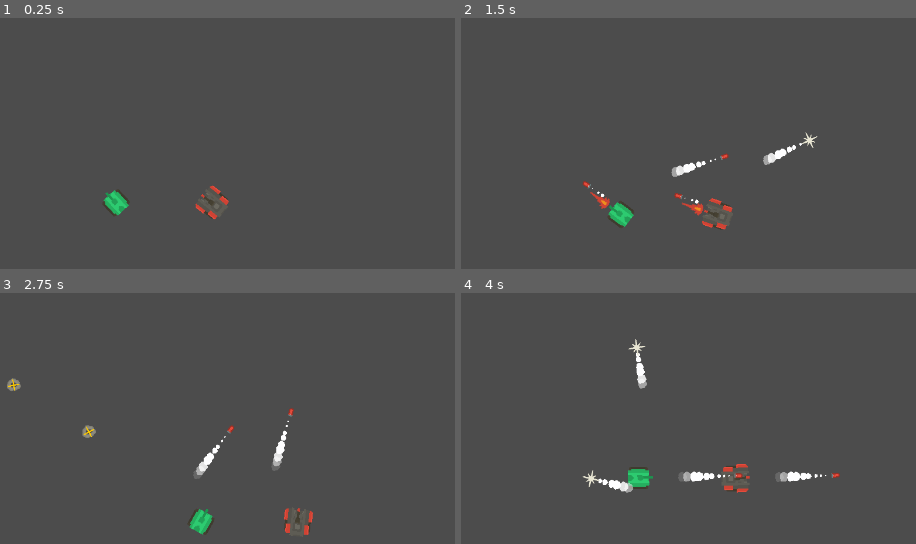
Above: before the commit, frames 1-4 (two rows, left to right).
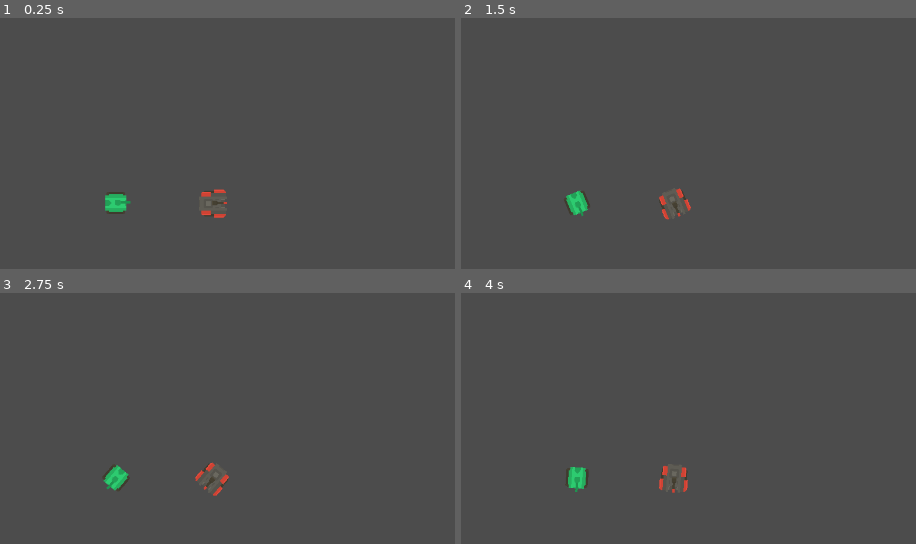
Above: after the commit, the same moments.

Repository: Airtonzentokimura/Rogue-Tank
Game: Godot game, scene res://scenes/teste_area.tscn
The game is run twice, just before and just after one commit, with the same random seed, the same clock (stepped at 60 frames per second) and the same inputs.
Inputs (mouse positions are in pixels of both pictures, inside the frame that each line leads up to):
- Up to frame 1 (0.25 s): no input
- Up to frame 2 (1.5 s): tap Enter at 0.5 s; move the mouse to (875, 108) at 0.52 s; hold Right (ui_right) 0.53-1.28 s; tap Ctrl (ui_shoot) at 0.6, 1.35 s; move the mouse to (542, 153) at 1.27 s; hold Down (ui_down) from 1.28 s (still down)
- Up to frame 3 (2.75 s): move the mouse to (318, 305) at 2.02 s; release Down (ui_down) at 2.03 s; hold Right (ui_right) from 2.03 s (still down); tap Ctrl (ui_shoot) at 2.1 s
- Up to frame 4 (4 s): move the mouse to (661, 496) at 2.77 s; release Right (ui_right) at 2.78 s; hold Up (ui_up) 2.78-3.53 s; tap Ctrl (ui_shoot) at 2.85, 3.6 s; move the mouse to (outside the picture) at 3.52 s; hold Left (ui_left) from 3.53 s (still down)

The runs differ from the first frame. In frame 1, 0.6% of the frame differs, in the area x 22-51%, y 66-81%; in frame 2, 2.1%; in frame 3, 2.0%; in frame 4, 2.4%, in the area x 22-84%, y 18-80%.

Commit message:
Aula 22 - REprogramando o movimento do tanque - Volante

Diff:
--- a/Rogue tank/Scripts/Bullet.gd
+++ b/Rogue tank/Scripts/Bullet.gd
@@ -14,7 +14,7 @@
 func _ready():
 
 	pass
-
+#
 func _process(delta):
 
 	if live:
@@ -50,9 +50,10 @@
 		live = false
 	#$ = patio ou no Sprite .visible = visibilidade (desenho nao sera visivel)
 		$Sprite.visible = false
+		#call_deferred = chama a funcao depois de terminar a funcao principal
+		call_deferred("set_monitoring", false)
 	#monitoring = colisão false = desligado monitorable = colisão
-		monitoring = false
-		monitorable = false
+		call_deferred("set_monitorable",false)
 	#$ = patio ou no Anim_self_destruction .play = faz a animação "explode" nome da animação
 		$Anim_self_destruction.play("explode")
 	# yield = de preferencia a e espere a execucao (argumento 1 que e o patio ou no , argumento 2 sinal do no ou patio)
--- a/Rogue tank/Scripts/Tank.gd
+++ b/Rogue tank/Scripts/Tank.gd
@@ -1,5 +1,10 @@
 tool
 extends KinematicBody2D
+
+onready var BULLET_TANK_GROUP = "bullet-" + str(self)
+
+#PI = meio circulo por segundo
+const ROT_VEL = PI/2
 
 #Velocidade do tiro
 var speed = 100
@@ -57,40 +62,54 @@
 func _draw():
 	$Sprite.texture = load(bodies[bodie])
 	$Barrel/Sprite.texture = load(barrels[barrel])
-#essa funcao e ativada a cada frame do jogo
-func _process(delta):
+#essa funcao e ativada a cada frame do jogo e e usada quando nao esta se trabalhando com fisica
+#para trabalhar com fisica e recomendado usar physics_process
+func _physics_process(delta):
 
 	if Engine.editor_hint:
 		return
 
-	var dir_x = 0
-	var dir_y = 0
-
+#==================================================
+#	var dir_x = 0
+#	var dir_y = 0
+#
+#	if Input.is_action_pressed("ui_right"):
+#		dir_x += 1
+#	if Input.is_action_pressed("ui_left"):
+#		dir_x -= 1
+#	if Input.is_action_pressed("ui_up"):
+#		dir_y -= 1
+#	if Input.is_action_pressed("ui_down"):
+#		dir_y += 1
+#	if Input.is_action_just_pressed("ui_shoot"):
+#		#Funcao que limita o numero de balas
+#		if get_tree().get_nodes_in_group("Cannon_bullets").size() < 6:
+#			#Adicionar a variavel bullet e puxando os dados para ser utilizado do pre-scene
+#			var bullet = pre_bullet.instance()
+#			#Local e posição que ira sair a imagem
+#			bullet.global_position = $Barrel/Muzzle.global_position
+#			#Direcao da bala
+#			bullet.dir = Vector2(cos(rotation),sin(rotation)).normalized()
+#			#Adiciona a animação na cena
+#			get_parent().add_child(bullet)
+#			$Barrel/AnimationPlayer.play("Fire")
+#
+#	look_at(get_global_mouse_position())
+#
+#	move_and_slide( Vector2(dir_x , dir_y) * speed )
+#======================================================
+#variavel da rotacao do tanque
+	var rot = 0
+#input = entrada de comando humano is_action_pressed = se apertar continua o comando
 	if Input.is_action_pressed("ui_right"):
-		dir_x += 1
+		rot += 1
+		pass
+#input = entrada de comando humano is_action_pressed = se apertar continua o comando
 	if Input.is_action_pressed("ui_left"):
-		dir_x -= 1
-	if Input.is_action_pressed("ui_up"):
-		dir_y -= 1
-	if Input.is_action_pressed("ui_down"):
-		dir_y += 1
-	if Input.is_action_just_pressed("ui_shoot"):
-		#Funcao que limita o numero de balas
-		if get_tree().get_nodes_in_group("Cannon_bullets").size() < 6:
-			#Adicionar a variavel bullet e puxando os dados para ser utilizado do pre-scene
-			var bullet = pre_bullet.instance()
-			#Local e posição que ira sair a imagem
-			bullet.global_position = $Barrel/Muzzle.global_position
-			#Direcao da bala
-			bullet.dir = Vector2(cos(rotation),sin(rotation)).normalized()
-			#Adiciona a animação na cena
-			get_parent().add_child(bullet)
-			$Barrel/AnimationPlayer.play("Fire")
-
-	look_at(get_global_mouse_position())
-
-	move_and_slide( Vector2(dir_x , dir_y) * speed )
-
+		rot -= 1
+		pass
+	#rotacionando com a velocidade, o tempo em frame (delta) e comando (rot)
+	rotate(ROT_VEL*delta*rot)
 
 func set_bodie (val):
 	#bodie igual valor
